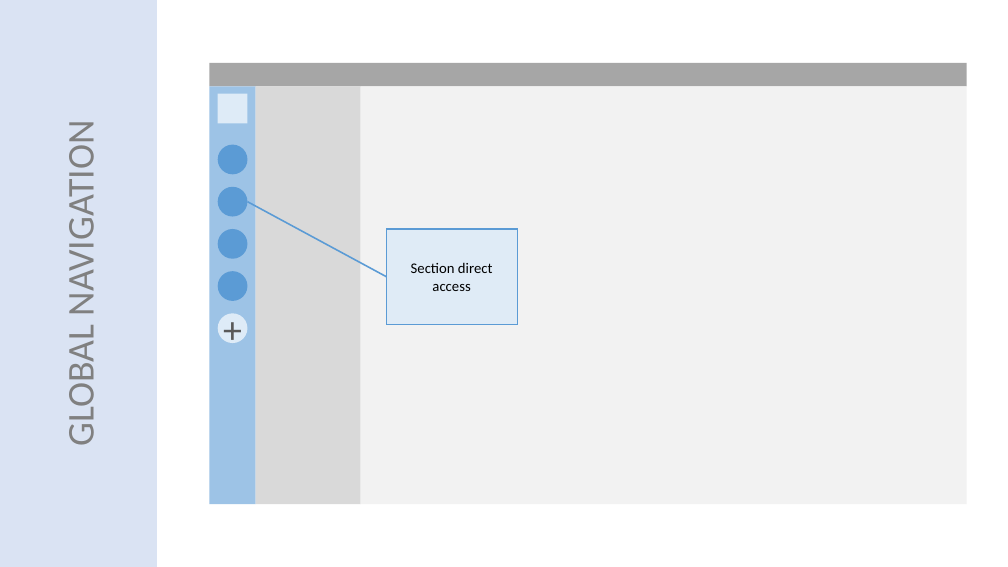
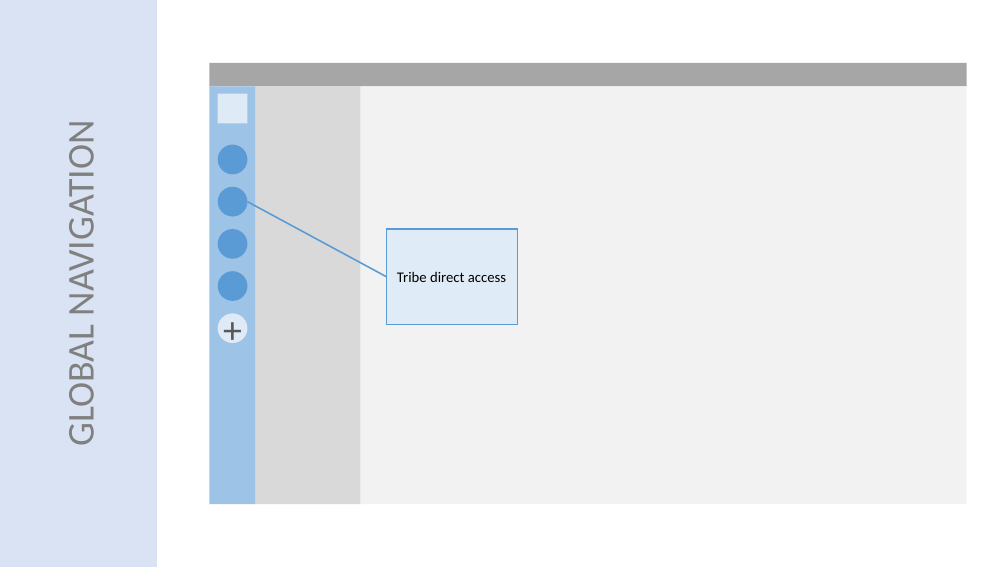
Before and after one commit to ash-uncover/juke-box, a slide deck: slide 23 of tribes-front/Concept.pptx. Drawn at 1008x567 pixels with LibreOffice and Linux fonts; fonts in the diff are those of the drawing. Boxes give left, top, right and bottom in pixels: in the first picture for what was removed or moved away, otherwise in the second. Text is boxed around its words. In the diff, an @@ line names an element or a change of style, - is before the commit and + after.

```diff
--- a/tribes-front/Concept.pptx
+++ b/tribes-front/Concept.pptx
@@ text in rectangle at <box>397,271,506,282</box>: text changed @@
-Section direct access
+Tribe direct access
```
Also in this commit, not shown: 13 other slides changed, 5 slides added, 2 slides removed, 39 other files.
